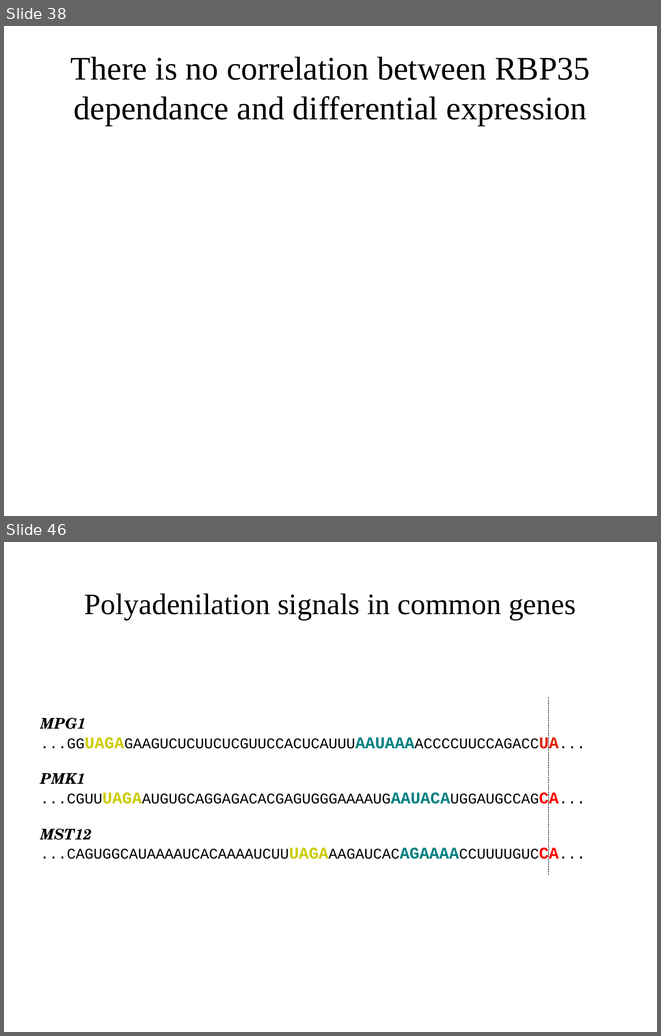
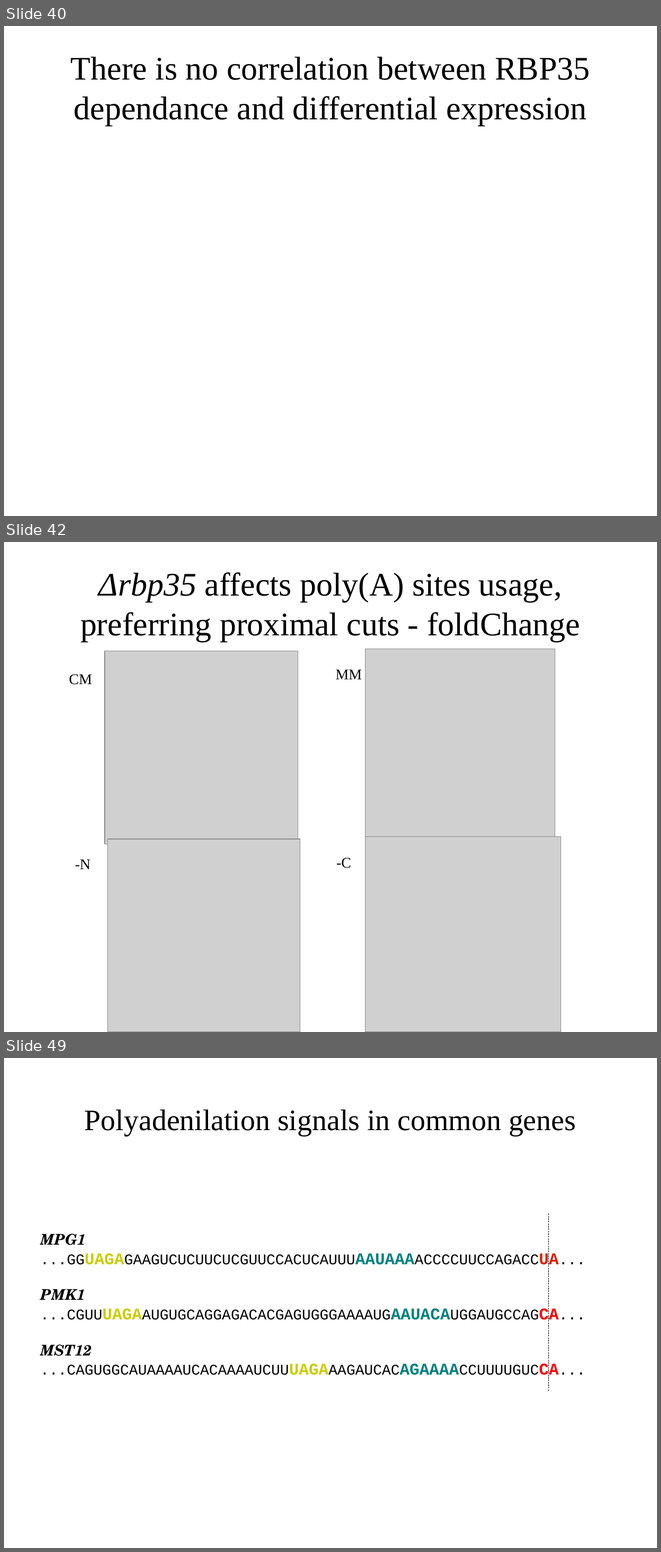
Before and after one commit to wilkinsonlab/m-oryzae-polya, a slide deck: doc/oryzae_presentation.odp. Shown one above the other, each under a label of ours: slides 38 and 46 before the commit, slides 40, 42 and 49 after it; the slides between them are not shown. The pictures are 661x1036 and 661x1552 pixels, drawn with LibreOffice and Linux fonts; fonts in the diff are those of the drawing; grey boxes stand for pictures. Boxes give left, top, right and bottom in pixels: in the first picture for what was removed or moved away, otherwise in the second. Text is boxed around its words. In the diff, an @@ line names an element or a change of style, - is before the commit and + after.

```diff
--- a/doc/oryzae_presentation.odp
+++ b/doc/oryzae_presentation.odp
@@ slide 42 added at <box>4,542,657,1032</box>, background #FFFFFF @@
@@ title added at <box>80,572,580,642</box>, 40 pt, text #000000 @@
+Δrbp35 affects poly(A) sites usage, preferring proximal cuts - foldChange
@@ picture added at <box>105,651,298,844</box> @@
@@ picture added at <box>365,649,555,838</box> @@
@@ text added at <box>69,674,92,685</box>, 18 pt, text #000000 @@
+CM
@@ text added at <box>336,669,362,679</box>, 18 pt, text #000000 @@
+MM
@@ picture added at <box>108,839,300,1031</box> @@
@@ picture added at <box>365,837,561,1032</box> @@
@@ text added at <box>75,859,90,869</box>, 18 pt, text #000000 @@
+-N
@@ text added at <box>336,857,351,868</box>, 18 pt, text #000000 @@
+-C
@@ what was slide 38 is now slide 40 @@
@@ what was slide 46 is now slide 49 @@
```
Also in this commit, not shown: 16 slides changed, 2 other slides added, 3 other files.
